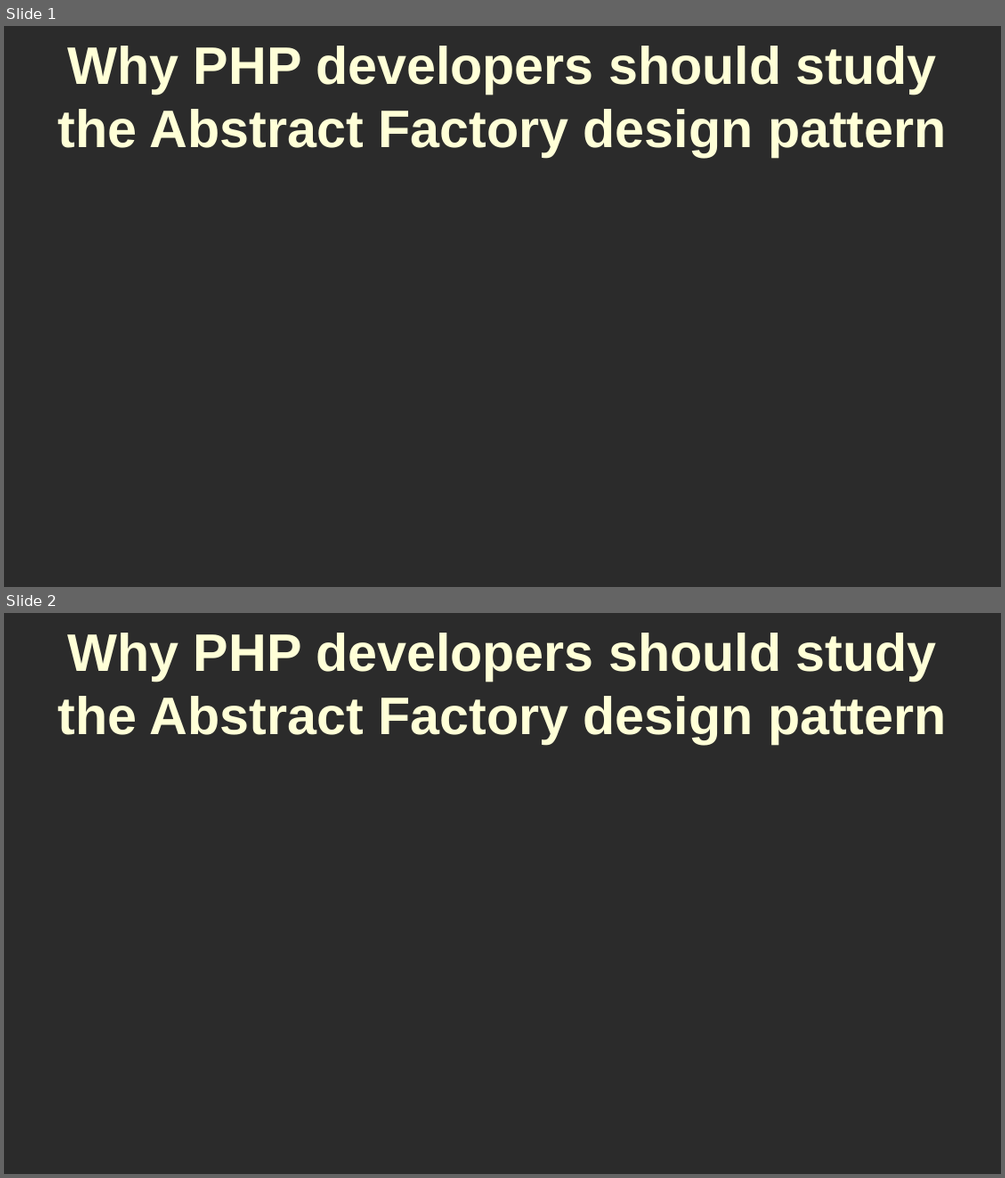
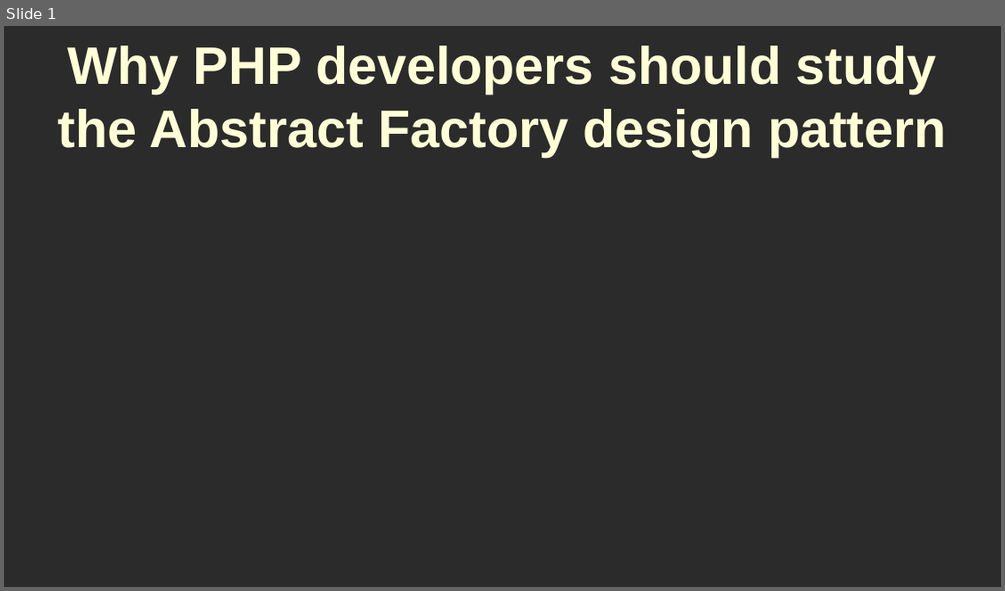
Before and after one commit to RayAndrade/PHPstudy, a slide deck: Creational/AbstractFactory/intro/why.odp. Shown one above the other, each under a label of ours: slides 1 and 2 before the commit, slide 1 after it. The pictures are 1005x1178 and 1005x591 pixels, drawn with LibreOffice and Linux fonts; fonts in the diff are those of the drawing; background and template pictures are left out; a plain dark background stands for a picture behind light text. Boxes give left, top, right and bottom in pixels: in the first picture for what was removed or moved away, otherwise in the second. Text is boxed around its words. In the diff, an @@ line names an element or a change of style, - is before the commit and + after.

```diff
--- a/Creational/AbstractFactory/intro/why.odp
+++ b/Creational/AbstractFactory/intro/why.odp
@@ slide 2 removed at <box>4,613,1001,1174</box>, background picture (left out) @@
@@ title removed at <box>58,633,947,744</box> @@
-Why PHP developers should study the Abstract Factory design pattern
```
Also in this commit, not shown: 14 other slides removed.
